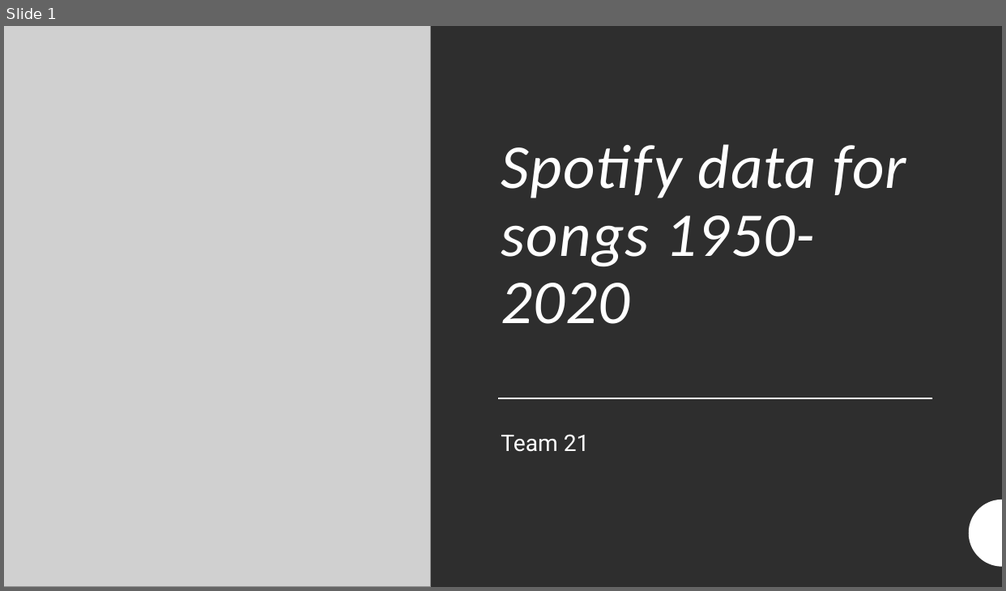
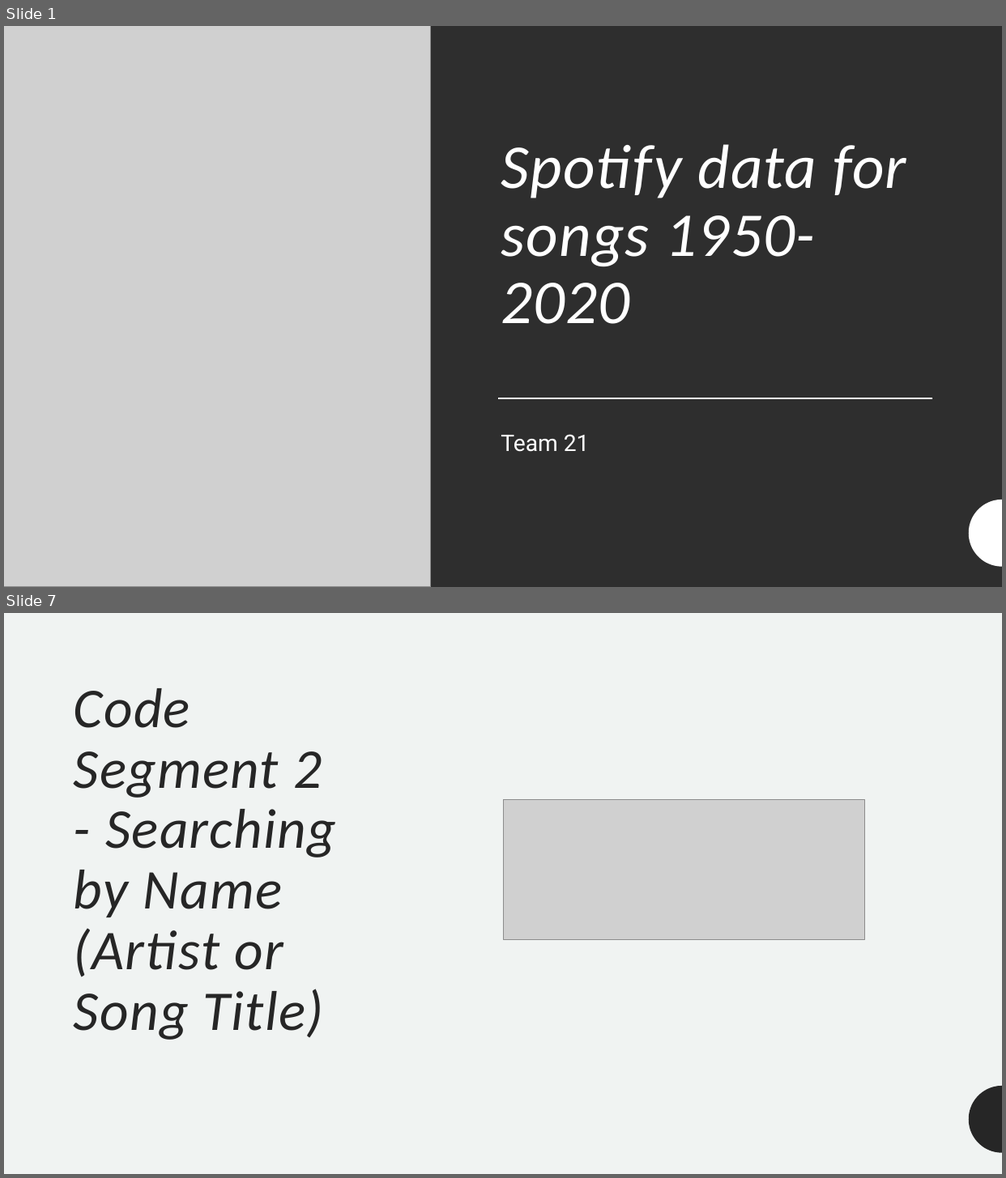
Before and after one commit to Dylstar7890/2022-4216COMP-TEAM21, a slide deck: Spotify data for songs 1950-2020.pptx. Shown one above the other, each under a label of ours: slide 1 before the commit, slides 1 and 7 after it; the slides between them are not shown. The pictures are 1006x591 and 1006x1178 pixels, drawn with LibreOffice and Linux fonts; fonts in the diff are those of the drawing; grey boxes stand for pictures. Boxes give left, top, right and bottom in pixels: in the first picture for what was removed or moved away, otherwise in the second. Text is boxed around its words. In the diff, an @@ line names an element or a change of style, - is before the commit and + after.

```diff
--- a/Spotify data for songs 1950-2020.pptx
+++ b/Spotify data for songs 1950-2020.pptx
@@ slide 7 added at (4, 613, 1002, 1174), background #F0F3F2 @@
@@ title added at (74, 688, 336, 1040), 54 pt, text #262626, italic @@
+Code Segment 2
+- Searching by Name (Artist or Song Title)
@@ picture added at (503, 800, 864, 939) @@
@@ freeform shape added at (969, 1086, 1002, 1153), fill #262626 @@
```
Also in this commit, not shown: 2 slides changed, 11 other slides added.
